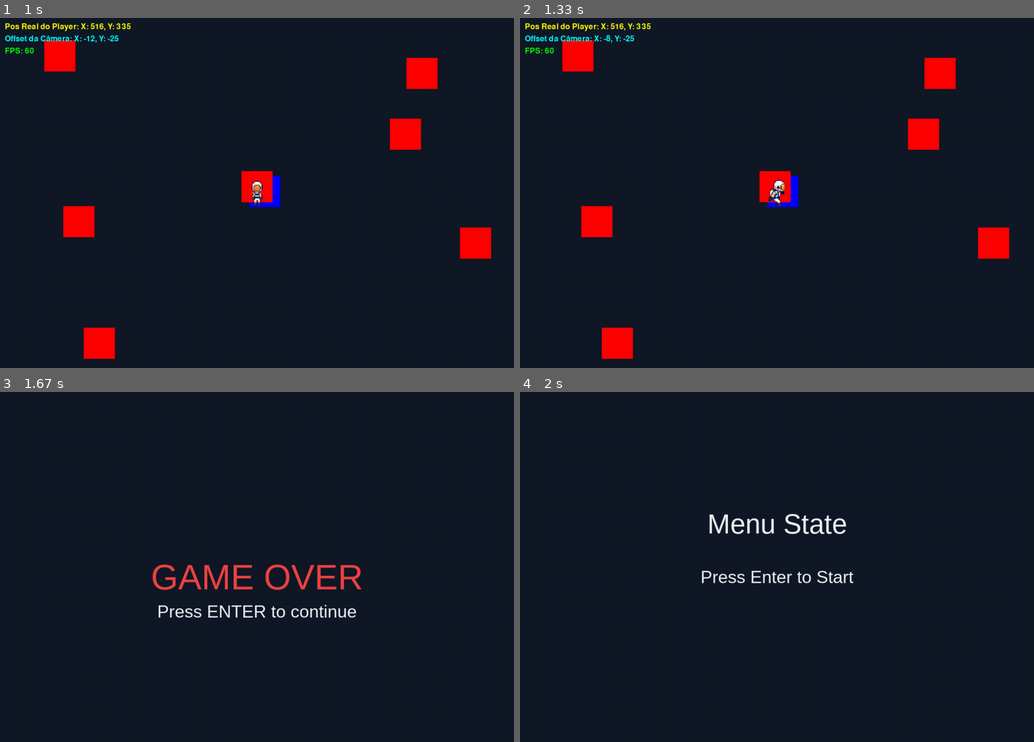
Above: before the commit, frames 1-4 (two rows, left to right).
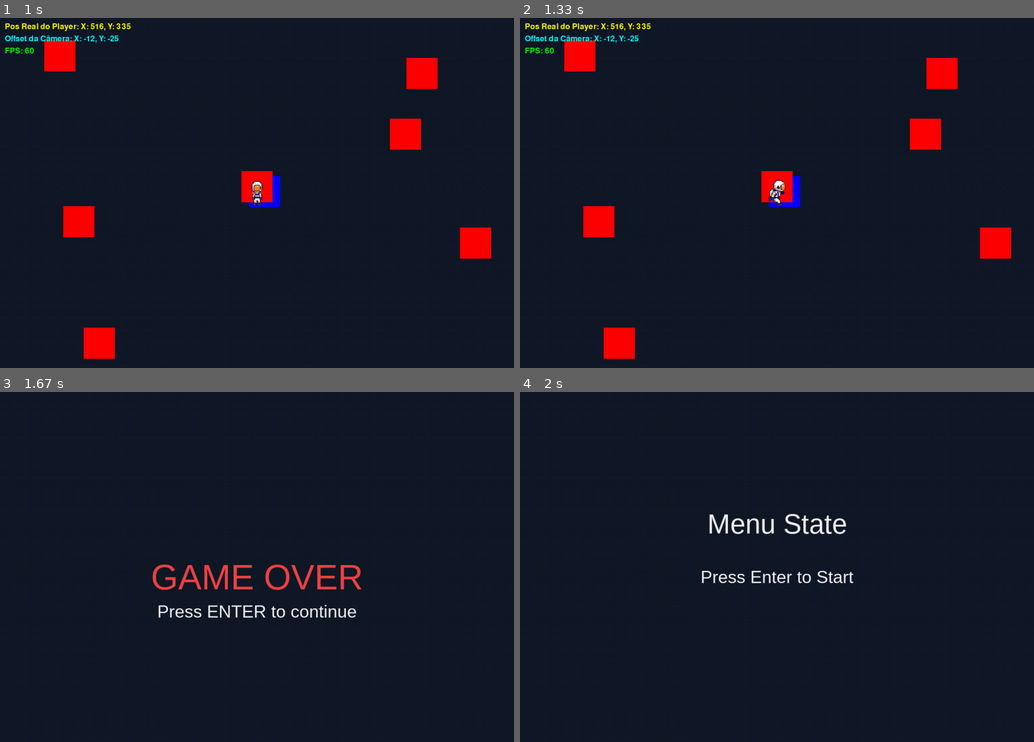
Above: after the commit, the same moments.

Repository: vitorpsogarcia/terranon
Game: pygame game, started from src/main.py
The game is run twice, just before and just after one commit, with the same random seed, the same clock (stepped at 60 frames per second) and the same inputs.
Inputs (mouse positions are in pixels of both pictures, inside the frame that each line leads up to):
- Up to frame 1 (1 s): tap Enter at 0.33 s; click (308, 217) at 0.72 s
- Up to frame 2 (1.33 s): hold D from 1 s (still down); move the mouse to (735, 179) at 1.03 s
- Up to frame 3 (1.67 s): release D at 1.47 s; hold W from 1.5 s (still down); tap K at 1.65 s
- Up to frame 4 (2 s): release W at 1.8 s; tap Enter at 1.83 s

Frame 1 is identical in both runs. In frame 2, 0.7% of the frame differs, in the area x 8-96%, y 4-98%; in frame 3, nothing differs; in frame 4, nothing differs.

Commit message:
refactor: Melhorado o tratamento de colisões no GameWorld utilizando referências proprietárias para sprites.

Diff:
--- a/src/core/game_world.py
+++ b/src/core/game_world.py
@@ -109,16 +109,20 @@
                     obj.render_layer = new_layer
 
         hits = pygame.sprite.groupcollide(self.enemies_group, self.friend_projectiles_group, False, True)
-        for enemy, shots in hits.items():
-            for shot in shots:
+        for enemy_sprite, shots in hits.items():
+            enemy = enemy_sprite.owner
+            for shot_sprite in shots:
+                shot = shot_sprite.owner
                 enemy.health.take_damage(shot.damage)
 
         enemy_obstacle_hits = pygame.sprite.groupcollide(self.obstacles, self.enemy_projectiles_group, False, True)
         friend_obstacle_hits = pygame.sprite.groupcollide(self.obstacles, self.friend_projectiles_group, False, True)
 
         for hits_dict in [enemy_obstacle_hits, friend_obstacle_hits]:
-            for obstacle, shots in hits_dict.items():
-                for shot in shots:
+            for obstacle_sprite, shots in hits_dict.items():
+                obstacle = obstacle_sprite.owner
+                for shot_sprite in shots:
+                    shot = shot_sprite.owner
                     if hasattr(obstacle, "health"):
                         obstacle.health.take_damage(shot.damage)
 
@@ -151,11 +155,16 @@
         if not isinstance(player, GameObject):
             return
 
-        def collide_hitbox(p, o):
-            p_rect = p.feet_hitbox if hasattr(p, "feet_hitbox") else (p.hitbox if hasattr(p, "hitbox") else p.rect)
-            return p_rect.colliderect(o.rect)
-
-        collisions = pygame.sprite.spritecollide(player, self.obstacles, False, collided=collide_hitbox)
+        player_sprite = player._sprite
+
+        def collide_hitbox(p_sprite, o_sprite):
+            p_owner = p_sprite.owner
+            o_owner = o_sprite.owner
+            p_rect = p_owner.feet_hitbox if hasattr(p_owner, "feet_hitbox") else (p_owner.hitbox if hasattr(p_owner, "hitbox") else p_owner.rect)
+            o_rect = o_owner.rect
+            return p_rect.colliderect(o_rect)
+
+        collisions = pygame.sprite.spritecollide(player_sprite, self.obstacles, False, collided=collide_hitbox)
         if collisions:
             if hasattr(player, "prev_pos"):
                 player.pos.x = player.prev_pos.x
@@ -165,20 +174,25 @@
                 if hasattr(player, "feet_hitbox"):
                     player.feet_hitbox.midbottom = player.hitbox.midbottom
 
+                player_sprite.rect.center = (round(player.pos.x), round(player.pos.y))
+
     def _resolve_player_enemy_collisions(self):
         if not hasattr(self, "target") or self.target is None:
             return
         player = self.target
         if player.rect is None or not isinstance(player, Player):
             return
-
-        def collide_hitbox(p, e):
-            p_rect = p.hitbox if hasattr(p, "hitbox") else p.rect
-            e_rect = e.hitbox if hasattr(e, "hitbox") else e.rect
+        player_sprite = player._sprite
+
+        def collide_hitbox(p_sprite, e_sprite):
+            p_owner = p_sprite.owner
+            e_owner = e_sprite.owner
+            p_rect = p_owner.hitbox if hasattr(p_owner, "hitbox") else p_owner.rect
+            e_rect = e_owner.hitbox if hasattr(e_owner, "hitbox") else e_owner.rect
             return p_rect.colliderect(e_rect)
 
-        touching_enemies = pygame.sprite.spritecollide(player, self.enemies_group, False, collided=collide_hitbox)
-        for enemy in touching_enemies:
+        touching_enemies = pygame.sprite.spritecollide(player_sprite, self.enemies_group, False, collided=collide_hitbox)
+        for enemy_sprite in touching_enemies:
             if isinstance(player, Player):
                 player.health.take_damage(10.0)
                 try:
@@ -193,3 +207,4 @@
                         player.hitbox.center = (round(player.pos.x), round(player.pos.y))
                     if hasattr(player, "feet_hitbox"):
                         player.feet_hitbox.midbottom = player.hitbox.midbottom
+                    player_sprite.rect.center = (round(player.pos.x), round(player.pos.y))
